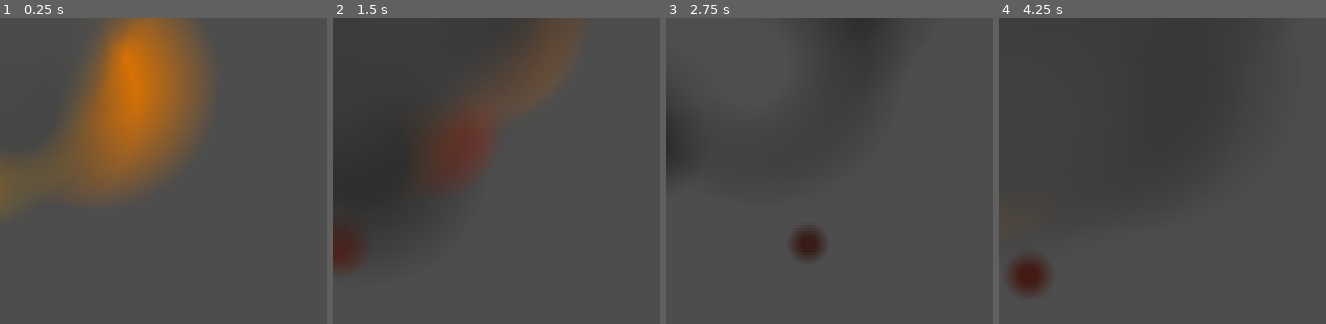
Above: before the commit, frames 1-4 (left to right).
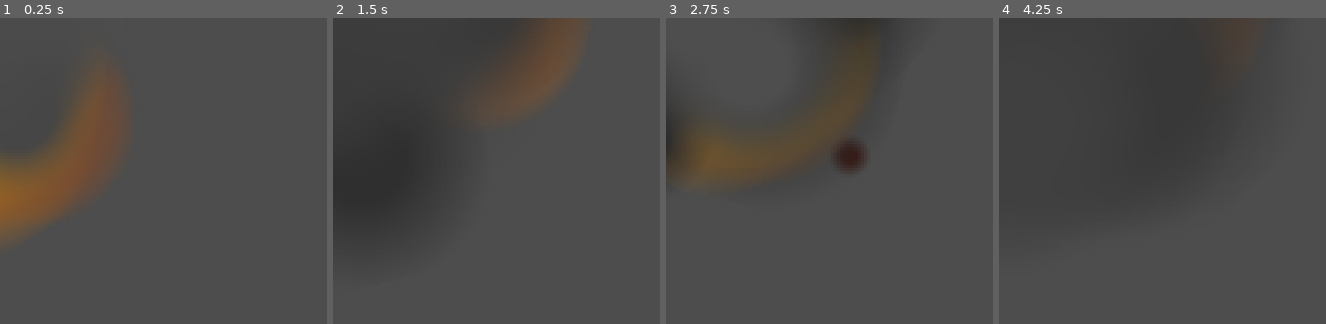
Above: after the commit, the same moments.

Repository: BlurryGames/VFXSecrets
Game: Godot game, scene res://05Explosions/DesigningTheMainExplosion/designing_the_main_explosion.tscn
Same seed, same stepped clock (60 frames per second), same inputs: the game is played once before the commit and once after it. The project has no main scene, so this scene is started directly.
Inputs:
- Up to frame 1 (0.25 s): no input
- Up to frame 2 (1.5 s): tap Enter (ui_accept) at 0.5, 0.77, 1.25 s
- Up to frame 3 (2.75 s): tap Enter (ui_accept) at 1.52 s
- Up to frame 4 (4.25 s): tap Enter (ui_accept) at 3.02, 3.77 s

The runs differ from the first frame. In frame 1, 19% of the frame differs, in the area x 0-64%, y 0-72%; in frame 2, 2.1%; in frame 3, 4.2%; in frame 4, 1.1%.

Commit message:
Section5: Explosions / Lesson5: Flying fire trails

Diff:
--- a/05Explosions/DesigningTheMainExplosion/designing_the_main_explosion.tscn
+++ b/05Explosions/DesigningTheMainExplosion/designing_the_main_explosion.tscn
@@ -1,7 +1,8 @@
-[gd_scene load_steps=11 format=3 uid="uid://dfx8ixtwumhn7"]
+[gd_scene load_steps=17 format=3 uid="uid://dfx8ixtwumhn7"]
 
 [ext_resource type="Texture2D" uid="uid://4ua7pb5spwik" path="res://05Explosions/DesigningTheMainExplosion/puff_gradient.tres" id="1_lvb5d"]
 [ext_resource type="Texture2D" uid="uid://csg225q0tyt4v" path="res://05Explosions/DesigningTheMainExplosion/explosion_gradient.tres" id="1_otcr2"]
+[ext_resource type="Texture2D" uid="uid://bfffxni652y32" path="res://05Explosions/DesigningTheMainExplosion/puff_smooth.tres" id="3_ckfbu"]
 
 [sub_resource type="Curve" id="Curve_5ahmc"]
 _data = [Vector2(0, 0), 0.0, 11.2088, 0, 0, Vector2(0.246667, 1), 0.0, 0.0, 0, 0, Vector2(1, 0), 0.0, 0.0, 0, 0]
@@ -24,6 +25,39 @@
 scale_max = 2.0
 scale_curve = SubResource("CurveTexture_s6kac")
 color_ramp = ExtResource("1_otcr2")
+
+[sub_resource type="Gradient" id="Gradient_g6rwh"]
+offsets = PackedFloat32Array(0, 0.172131, 0.508197, 0.819672, 1)
+colors = PackedColorArray(0.122252, 0.122252, 0.122252, 1, 0.658824, 0.0666667, 0.0431373, 1, 0.780247, 0.219716, 8.66354e-07, 1, 0.858824, 0.639216, 0, 0.588235, 1, 1, 1, 0)
+
+[sub_resource type="GradientTexture1D" id="GradientTexture1D_8d0j4"]
+gradient = SubResource("Gradient_g6rwh")
+
+[sub_resource type="Curve" id="Curve_eqwen"]
+_data = [Vector2(0, 0.384615), 0.0, 2.57143, 0, 0, Vector2(0.753333, 1), 0.0299699, 0.0299699, 0, 0, Vector2(1, 0.340659), 0.0, 0.0, 0, 0]
+point_count = 3
+
+[sub_resource type="CurveTexture" id="CurveTexture_blv4a"]
+curve = SubResource("Curve_eqwen")
+
+[sub_resource type="ParticleProcessMaterial" id="ParticleProcessMaterial_oe4ro"]
+particle_flag_disable_z = true
+emission_shape = 1
+emission_sphere_radius = 15.0
+spread = 180.0
+initial_velocity_min = 600.0
+initial_velocity_max = 1000.0
+orbit_velocity_min = -0.3
+orbit_velocity_max = 0.3
+gravity = Vector3(0, 0, 0)
+tangential_accel_min = -1000.0
+tangential_accel_max = 1000.0
+damping_min = 1500.0
+damping_max = 1500.0
+scale_min = 0.16
+scale_max = 0.2
+scale_curve = SubResource("CurveTexture_blv4a")
+color_ramp = SubResource("GradientTexture1D_8d0j4")
 
 [sub_resource type="Gradient" id="Gradient_y0fsx"]
 offsets = PackedFloat32Array(0.15, 1)
@@ -67,6 +101,48 @@
 explosiveness = 0.3
 randomness = 1.0
 
+[node name="FireTrails" type="Node2D" parent="."]
+
+[node name="FireTrailParticles2D" type="GPUParticles2D" parent="FireTrails"]
+amount = 50
+process_material = SubResource("ParticleProcessMaterial_oe4ro")
+texture = ExtResource("3_ckfbu")
+lifetime = 0.5
+randomness = 0.5
+trail_enabled = true
+
+[node name="FireTrailParticles2D2" type="GPUParticles2D" parent="FireTrails"]
+amount = 50
+process_material = SubResource("ParticleProcessMaterial_oe4ro")
+texture = ExtResource("3_ckfbu")
+lifetime = 0.5
+randomness = 0.5
+trail_enabled = true
+
+[node name="FireTrailParticles2D3" type="GPUParticles2D" parent="FireTrails"]
+amount = 50
+process_material = SubResource("ParticleProcessMaterial_oe4ro")
+texture = ExtResource("3_ckfbu")
+lifetime = 0.5
+randomness = 0.5
+trail_enabled = true
+
+[node name="FireTrailParticles2D4" type="GPUParticles2D" parent="FireTrails"]
+amount = 50
+process_material = SubResource("ParticleProcessMaterial_oe4ro")
+texture = ExtResource("3_ckfbu")
+lifetime = 0.5
+randomness = 0.5
+trail_enabled = true
+
+[node name="FireTrailParticles2D5" type="GPUParticles2D" parent="FireTrails"]
+amount = 50
+process_material = SubResource("ParticleProcessMaterial_oe4ro")
+texture = ExtResource("3_ckfbu")
+lifetime = 0.5
+randomness = 0.5
+trail_enabled = true
+
 [node name="FireBurstParticles2D" type="GPUParticles2D" parent="."]
 amount = 16
 process_material = SubResource("ParticleProcessMaterial_p7out")
--- /dev/null
+++ b/05Explosions/DesigningTheMainExplosion/puff_smooth.tres
@@ -0,0 +1,12 @@
+[gd_resource type="GradientTexture2D" load_steps=2 format=3 uid="uid://bfffxni652y32"]
+
+[sub_resource type="Gradient" id="Gradient_6fn0x"]
+interpolation_mode = 2
+interpolation_color_space = 2
+offsets = PackedFloat32Array(0, 0.2, 0.7)
+colors = PackedColorArray(1, 1, 1, 1, 1, 1, 1, 0.925926, 1, 1, 1, 0)
+
+[resource]
+gradient = SubResource("Gradient_6fn0x")
+fill = 2
+fill_from = Vector2(0.5, 0.5)
